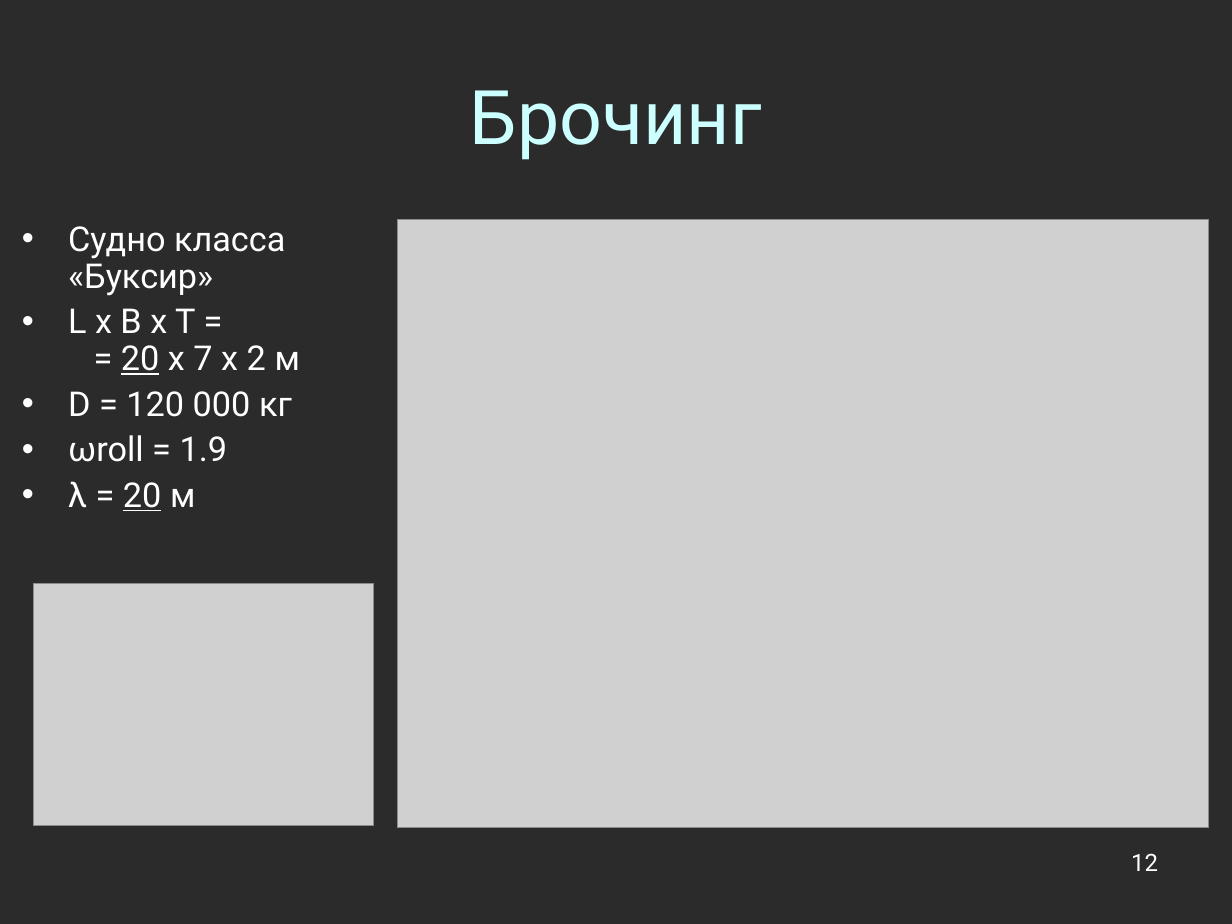
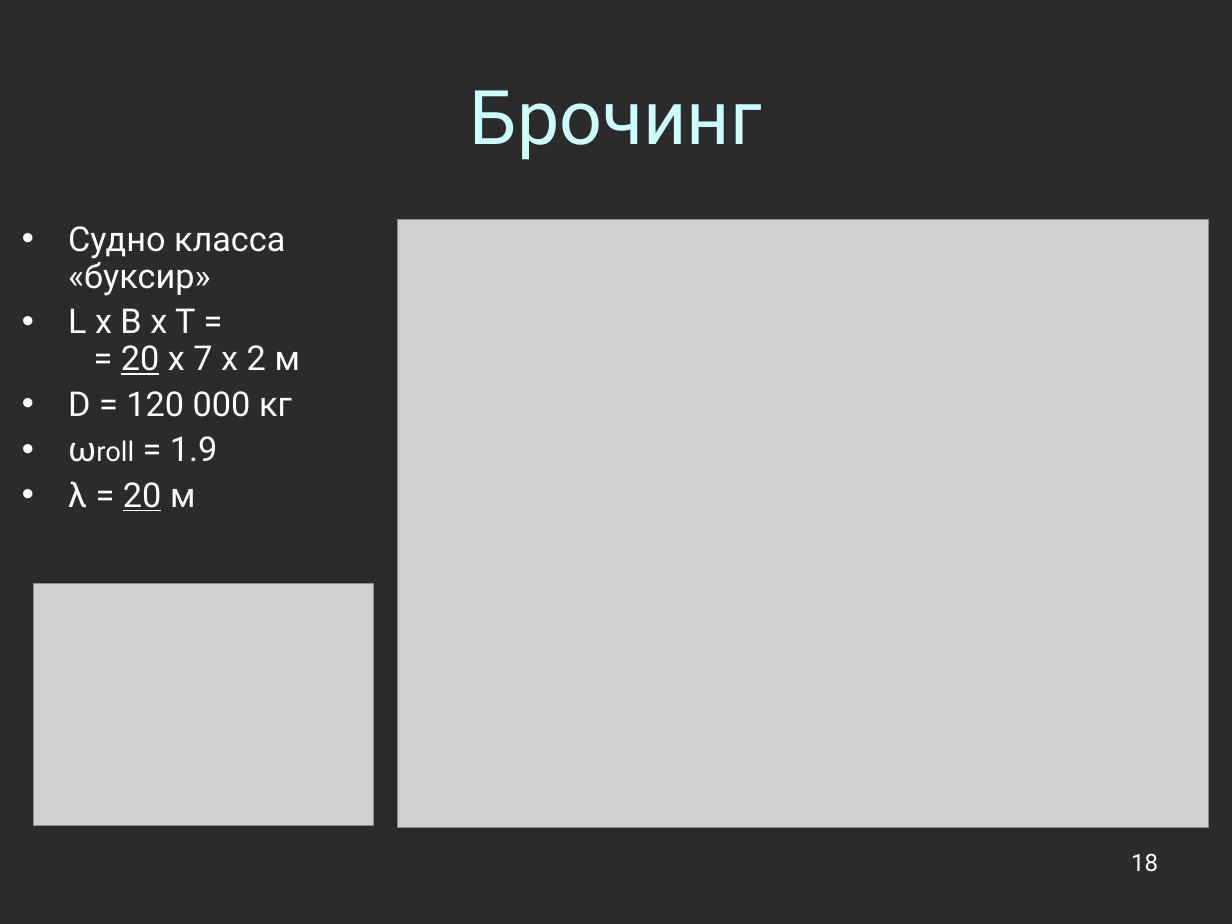
Before and after one commit to Jacobi20/nano-vis, a slide deck: slide 18 of docs/conf_2011_cyprus/conf_2011_cyprus.ppt (slide 12 before the commit). Drawn at 1232x924 pixels with LibreOffice and Linux fonts; fonts in the diff are those of the drawing; grey boxes stand for pictures; background and template pictures are left out; a plain dark background stands for a picture behind light text. Boxes give left, top, right and bottom in pixels: in the first picture for what was removed or moved away, otherwise in the second. Text is boxed around its words. In the diff, an @@ line names an element or a change of style, - is before the commit and + after.

```diff
--- a/docs/conf_2011_cyprus/conf_2011_cyprus.ppt
+++ b/docs/conf_2011_cyprus/conf_2011_cyprus.ppt
@@ text at box(68, 226, 285, 296): text changed @@
-• Судно класса «Буксир»
+• Судно класса «буксир»
@@ text at box(170, 436, 218, 461): size 20 to 16 pt in "ωroll" @@
@@ page number at box(1131, 853, 1158, 872): text changed @@
-12
+18
```
Also in this commit, not shown: 10 other slides changed, 8 slides added, 1 slide removed, 5 other files.
